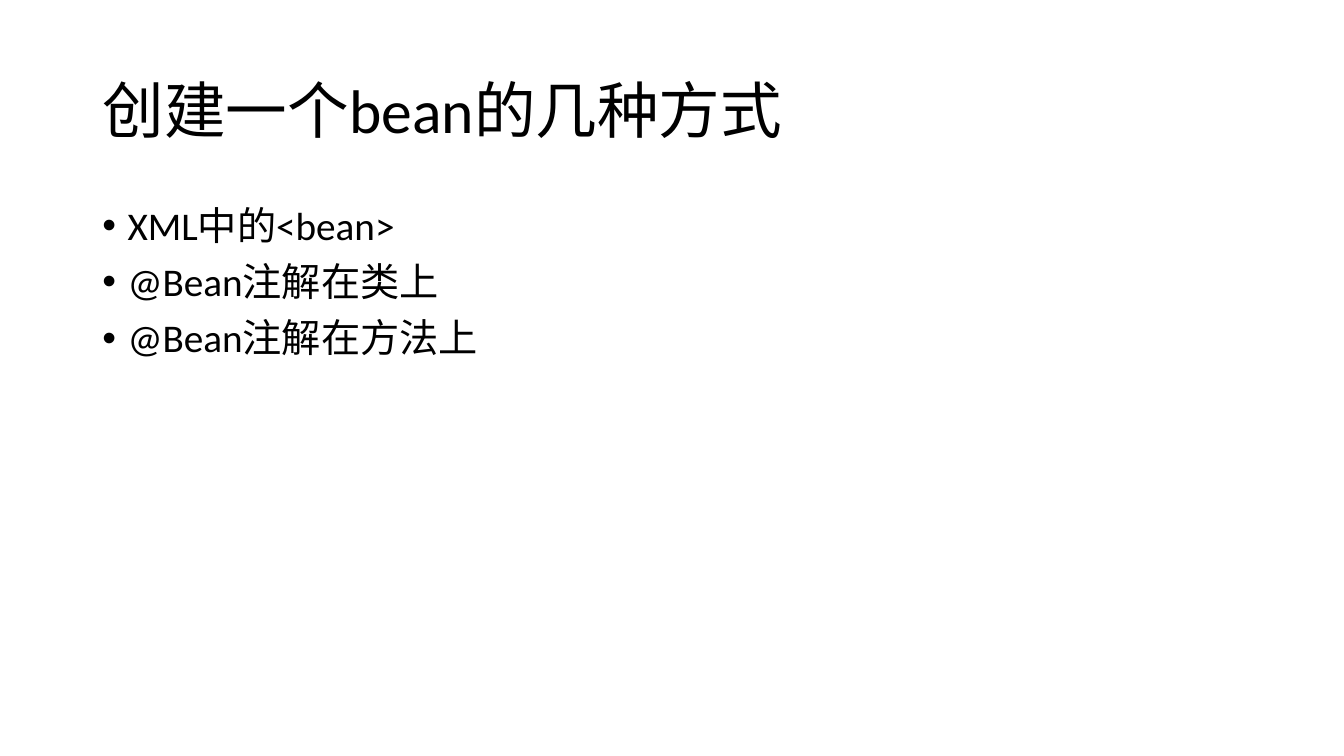
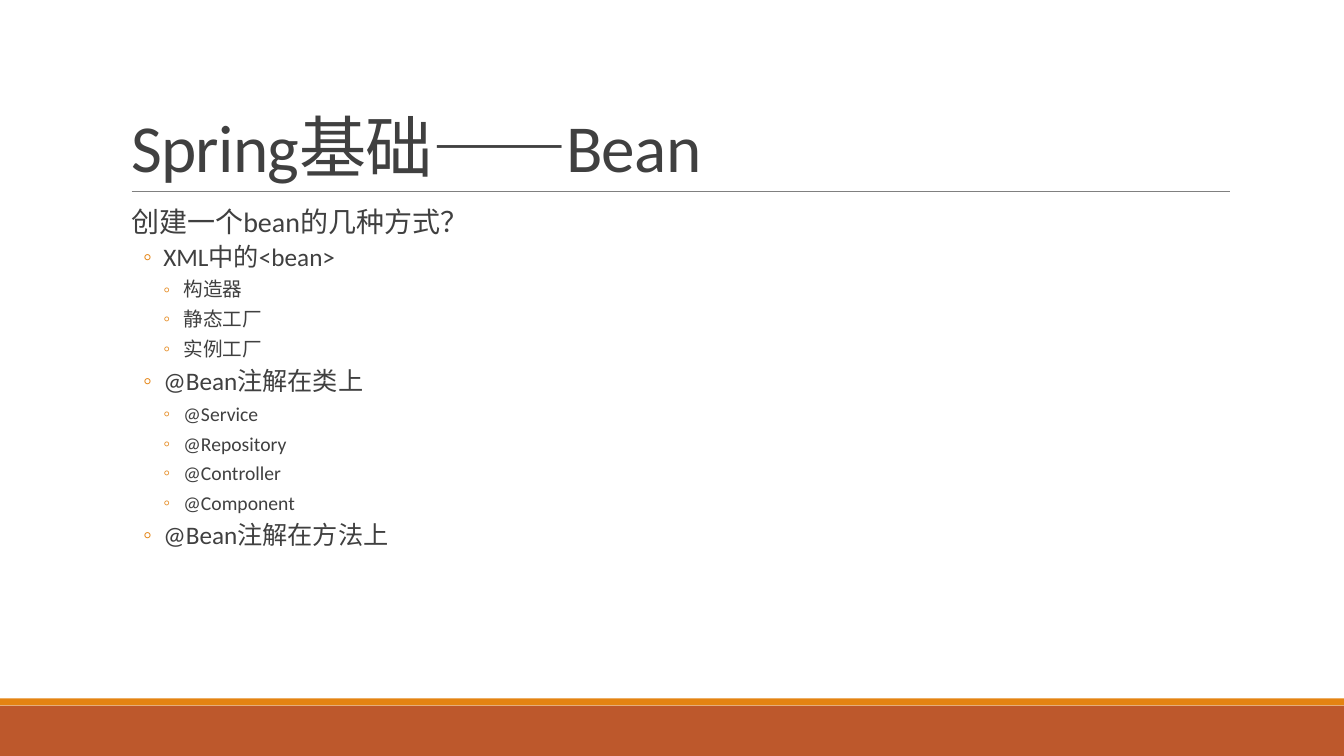
Before and after one commit to airuitian/MicroService, a slide deck: slide 15 of springboot/SpringBoot-1.pptx (slide 13 before the commit). Drawn at 1344x756 pixels with LibreOffice and Linux fonts; fonts in the diff are those of the drawing. Boxes give left, top, right and bottom in pixels: in the first picture for what was removed or moved away, otherwise in the second. Text is boxed around its words. In the diff, an @@ line names an element or a change of style, - is before the commit and + after.

```diff
--- a/springboot/SpringBoot-1.pptx
+++ b/springboot/SpringBoot-1.pptx
@@ title "Spring基础——Bean" at <box>131,117,701,184</box>: vertical alignment middle to bottom @@
@@ title at <box>131,117,701,184</box>: text changed; size 44 to 48 pt; text colour #000000 to #404040 @@
-创建一个bean的几种方式
+Spring基础——Bean
@@ text at <box>131,208,468,235</box>: paragraph added @@
+  创建一个bean的几种方式？
@@ line added from (132, 192) to (1231, 192), #808080 0.5 pt @@
@@ text at <box>163,245,388,547</box>: size 28 to 18 pt, text colour #000000 to #404040 in "XML中的<bean>", "@Bean注解在类上", "@Bean注解在方法上"; bullet • to ◦; list level 1 to 2 in "XML中的<bean>"; list level 1 to 2 in "@Bean注解在类上"; list level 1 to 2 in "@Bean注解在方法上" @@
@@ text at <box>183,279,261,358</box>: paragraphs added @@
+    ◦ 构造器
+    ◦ 静态工厂
+    ◦ 实例工厂
@@ text at <box>183,407,294,513</box>: paragraphs added @@
+    ◦ @Service
+    ◦ @Repository
+    ◦ @Controller
+    ◦ @Component
@@ rectangle added at <box>0,706,1344,756</box>, fill #BD582C @@
@@ rectangle added at <box>0,699,1344,706</box>, fill #E48312 @@
```
Also in this commit, not shown: 26 other slides changed, 15 slides added, 42 other files.
